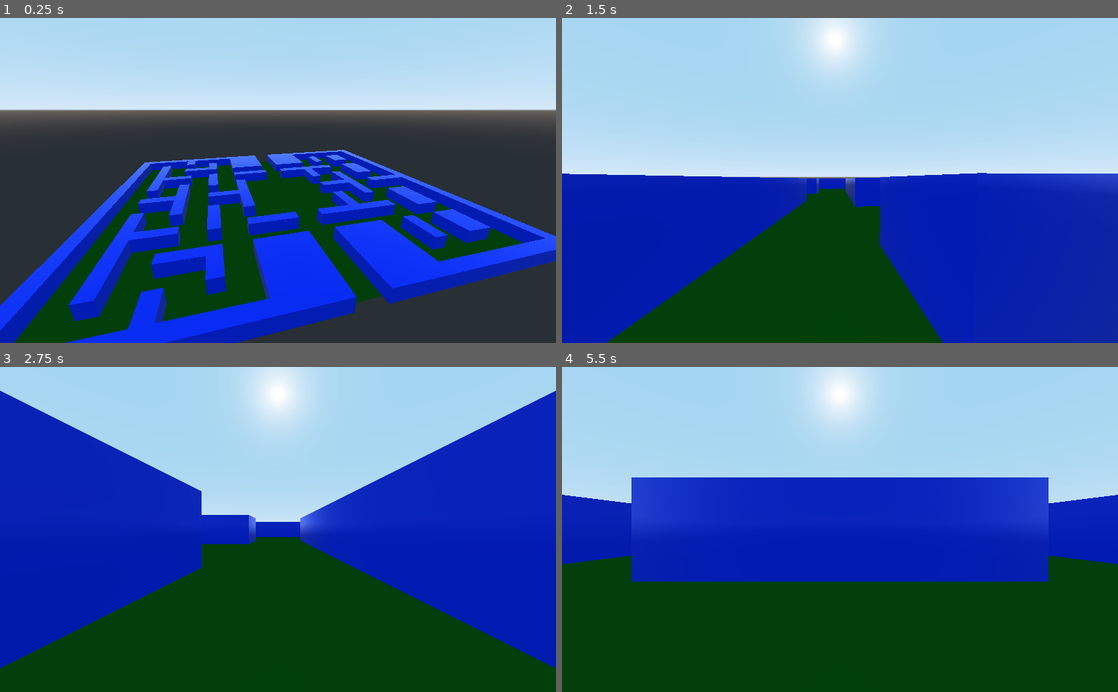
Above: before the commit, frames 1-4 (two rows, left to right).
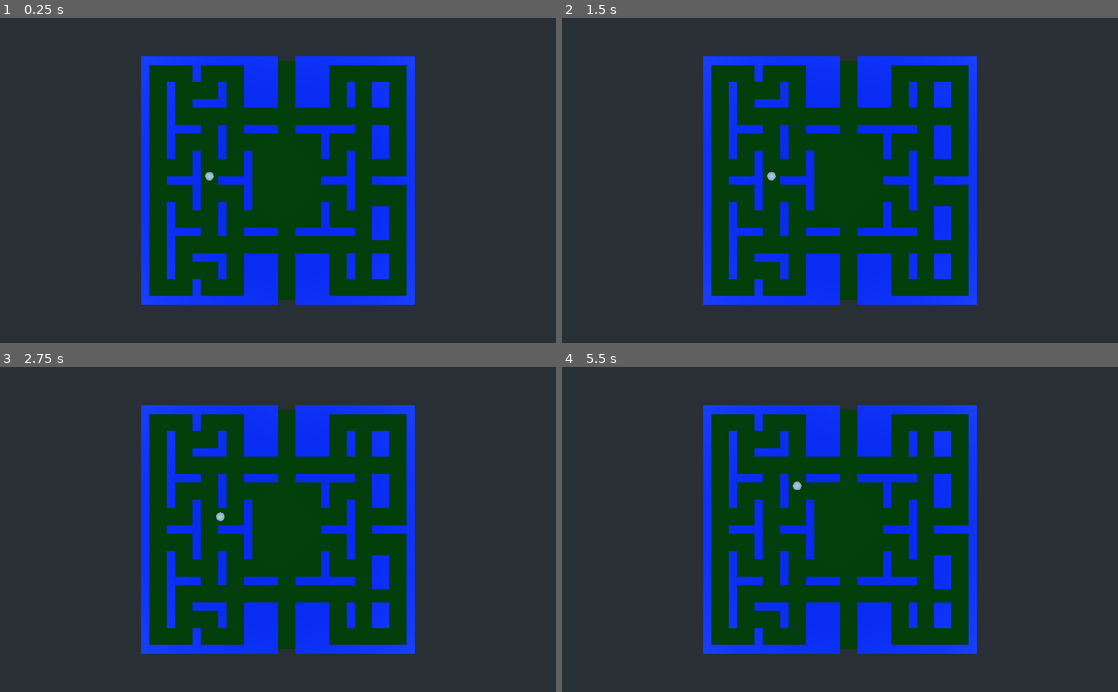
Above: after the commit, the same moments.

Repository: ToBaDi/pacman_3d_first_person
Game: Godot game, scene res://aban/main.tscn
Two runs of this game, one before a commit and one after it. Both use one fixed random seed, a clock stepped at 60 frames per second and the inputs below.
Inputs:
- Up to frame 1 (0.25 s): no input
- Up to frame 2 (1.5 s): hold Right (right) 0.53-1.28 s; hold Space (start) 0.53-1.28 s; hold Down (back) from 1.28 s (still down); tap Space (start) at 1.35 s
- Up to frame 3 (2.75 s): release Down (back) at 2.03 s; hold Right (right) from 2.03 s (still down); hold Space (start) from 2.03 s (still down)
- Up to frame 4 (5.5 s): release Space (start) at 2.78 s; tap Space (start) at 2.85, 4.35 s; release Right (right) at 3.53 s; hold Space (start) 3.53-4.28 s; hold Left (left) 3.53-5.03 s; hold Down (back) from 5.03 s (still down); hold Space (start) from 5.03 s (still down)

The runs differ from the first frame. In frame 1, 69% of the frame differs, in the area x 0-100%, y 0-100%; in frame 2, 95%; in frame 3, 91%; in frame 4, 94%.

Commit message:
There are so many bug to fiX!!!!!

Diff:
--- a/aban/data/data.gd
+++ b/aban/data/data.gd
@@ -4,6 +4,8 @@
 
 var is_on_show : bool = false
 var is_on_play : bool = false
+
+var player_dir : int = 0
 
 onready var ground : MeshInstance = $"../Scene/Map/Ground"
 onready var player : KinematicBody = $"../Scene/Player"
--- a/aban/main.tscn
+++ b/aban/main.tscn
@@ -46,14 +46,16 @@
 
 
 func _input(event : InputEvent) -> void:
-	if data.is_on_show:
-		if event.is_action_pressed(\"start\"):
-			data.is_on_show = false
-			# start_initiation
-			initial_show_node_y_rot = data.show_node.rotation.y
-			initial_show_cam_trans = data.show_camera.transform
-			$Tween.interpolate_method(self, \"initiate\", 0.0, 1.0, SPEED, Tween.TRANS_LINEAR, Tween.EASE_IN)
-			$Tween.start()
+	if not data.is_on_show:
+		return
+
+	if event.is_action_pressed(\"start\"):
+		data.is_on_show = false
+		# start_initiation
+		initial_show_node_y_rot = data.show_node.rotation.y
+		initial_show_cam_trans = data.show_camera.transform
+		$Tween.interpolate_method(self, \"initiate\", 0.0, 1.0, SPEED, Tween.TRANS_LINEAR, Tween.EASE_IN)
+		$Tween.start()
 
 
 func initiate(time : float) -> void:
@@ -68,23 +70,23 @@
 	$\"../PlayerMovement\".next_move()
 "
 
-[sub_resource type="GDScript" id=7]
+[sub_resource type="GDScript" id=4]
 script/source = "extends Node
 
 
 const SPEED : float = 0.5
 
 
-var perv_trans : Transform
-var next_trans : Transform
+var perv_pos : Vector3
+var next_pos : Vector3
 
 
 onready var data : Data = $\"../../Data\"
 
 
 func _ready() -> void:
-	perv_trans = data.player.transform
-	next_trans = data.player.transform
+#	next_trans = data.player.transform
+	next_pos = data.player.transform.origin
 
 
 func _on_Tween_tween_all_completed() -> void:
@@ -93,33 +95,63 @@
 
 
 func next_move() -> void:
-	perv_trans = data.player.transform
-	data.player_raycast.cast_to = Vector3.FORWARD * 2
+	perv_pos = data.player.transform.origin
+	var forward := Vector3.FORWARD.rotated(Vector3.UP, deg2rad(data.player_dir))
+	data.player_raycast.transform = Transform.IDENTITY
+	data.player_raycast.cast_to = forward * 3
 	data.player_raycast.force_raycast_update()
 	if not data.player_raycast.get_collider():
-		next_trans = next_trans.translated(Vector3.FORWARD * 2)
+		next_pos = next_pos + (forward * 2)
 	$Tween.interpolate_method(self, \"move\", 0.0, 1.0, SPEED, Tween.TRANS_LINEAR, Tween.EASE_IN)
 	$Tween.start()
 
 
 func move(time : float) -> void:
-	data.player.transform = perv_trans.interpolate_with(next_trans, time)
-"
-
-[sub_resource type="GDScript" id=8]
+	data.player.transform.origin = perv_pos.linear_interpolate(next_pos, time)
+"
+
+[sub_resource type="GDScript" id=5]
 script/source = "extends Node
 
-"
-
-[sub_resource type="PlaneMesh" id=4]
+
+onready var data : Data = $\"../../Data\"
+
+
+func _input(event : InputEvent) -> void:
+	if data.is_on_play:
+		if event.is_action_pressed(\"left\"):
+			rotate(90)
+		elif event.is_action_pressed(\"right\"):
+			rotate(-90)
+
+
+func rotate(dir : int) -> void:
+	data.player_dir = (dir + data.player_dir) % 360
+	print(data.player.rotation_degrees)
+	data.player.rotation_degrees = Vector3(0, data.player_dir, 0)
+"
+
+[sub_resource type="PlaneMesh" id=6]
 size = Vector2( 60, 56 )
 
-[sub_resource type="ProceduralSky" id=5]
-
-[sub_resource type="Environment" id=6]
+[sub_resource type="SphereMesh" id=7]
+
+[sub_resource type="ProceduralSky" id=8]
+
+[sub_resource type="Environment" id=9]
 background_mode = 2
-background_sky = SubResource( 5 )
+background_sky = SubResource( 8 )
 background_sky_custom_fov = 80.0
+
+[sub_resource type="GDScript" id=10]
+script/source = "extends Camera
+
+
+func _physics_process(_delta : float) -> void:
+	if not current:
+		current = true
+	pass
+"
 
 [node name="Main" type="Node"]
 
@@ -140,19 +172,19 @@
 [node name="Tween" type="Tween" parent="Systems/InitiatePlay"]
 
 [node name="PlayerMovement" type="Node" parent="Systems"]
-script = SubResource( 7 )
+script = SubResource( 4 )
 
 [node name="Tween" type="Tween" parent="Systems/PlayerMovement"]
 
 [node name="PlayerRotation" type="Node" parent="Systems"]
-script = SubResource( 8 )
+script = SubResource( 5 )
 
 [node name="Scene" type="Node" parent="."]
 
 [node name="Map" type="Node" parent="Scene"]
 
 [node name="Ground" type="MeshInstance" parent="Scene/Map"]
-mesh = SubResource( 4 )
+mesh = SubResource( 6 )
 material/0 = ExtResource( 1 )
 __meta__ = {
 "_edit_lock_": true
@@ -383,15 +415,19 @@
 depth = 12.0
 
 [node name="Player" type="KinematicBody" parent="Scene"]
-transform = Transform( 1, 0, 0, 0, 1, 0, 0, 0, 1, -16, 0, 0 )
+transform = Transform( 1, 0, 0, 0, 1, 0, 0, 0, 1, -16, 1, -1 )
 
 [node name="Camera" type="Camera" parent="Scene/Player"]
-transform = Transform( 1, 0, 0, 0, 1, 0, 0, 0, 1, 0, 1, 0 )
+current = true
 fov = 120.0
 
 [node name="RayCast" type="RayCast" parent="Scene/Player"]
-transform = Transform( 1, 0, 0, 0, 1, 0, 0, 0, 1, 0, 1, 0 )
 cast_to = Vector3( 0, 0, -3 )
+
+[node name="MeshInstance" type="MeshInstance" parent="Scene/Player"]
+transform = Transform( 1, 0, 0, 0, 1, 0, 0, 0, 1, 0, 2, 0 )
+mesh = SubResource( 7 )
+material/0 = null
 
 [node name="Show" type="Spatial" parent="Scene"]
 __meta__ = {
@@ -405,6 +441,14 @@
 [node name="AnimationPlayer" type="AnimationPlayer" parent="Scene"]
 
 [node name="WorldEnvironment" type="WorldEnvironment" parent="Scene"]
-environment = SubResource( 6 )
+environment = SubResource( 9 )
+
+[node name="Debug" type="Node" parent="."]
+
+[node name="Camera" type="Camera" parent="Debug"]
+transform = Transform( 1, 0, 0, 0, -1.62921e-07, 1, 0, -1, -1.62921e-07, 0, 23, 0 )
+projection = 1
+size = 76.0
+script = SubResource( 10 )
 [connection signal="tween_all_completed" from="Systems/InitiatePlay/Tween" to="Systems/InitiatePlay" method="_on_Tween_tween_all_completed"]
 [connection signal="tween_all_completed" from="Systems/PlayerMovement/Tween" to="Systems/PlayerMovement" method="_on_Tween_tween_all_completed"]
Not shown: 1 places in aban/main.tscn that only renumber resources
